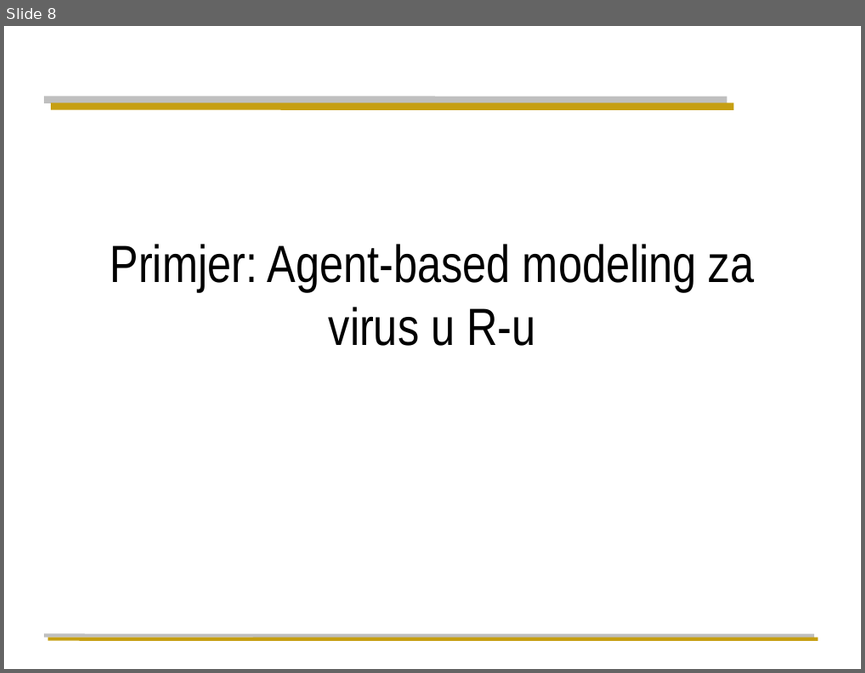
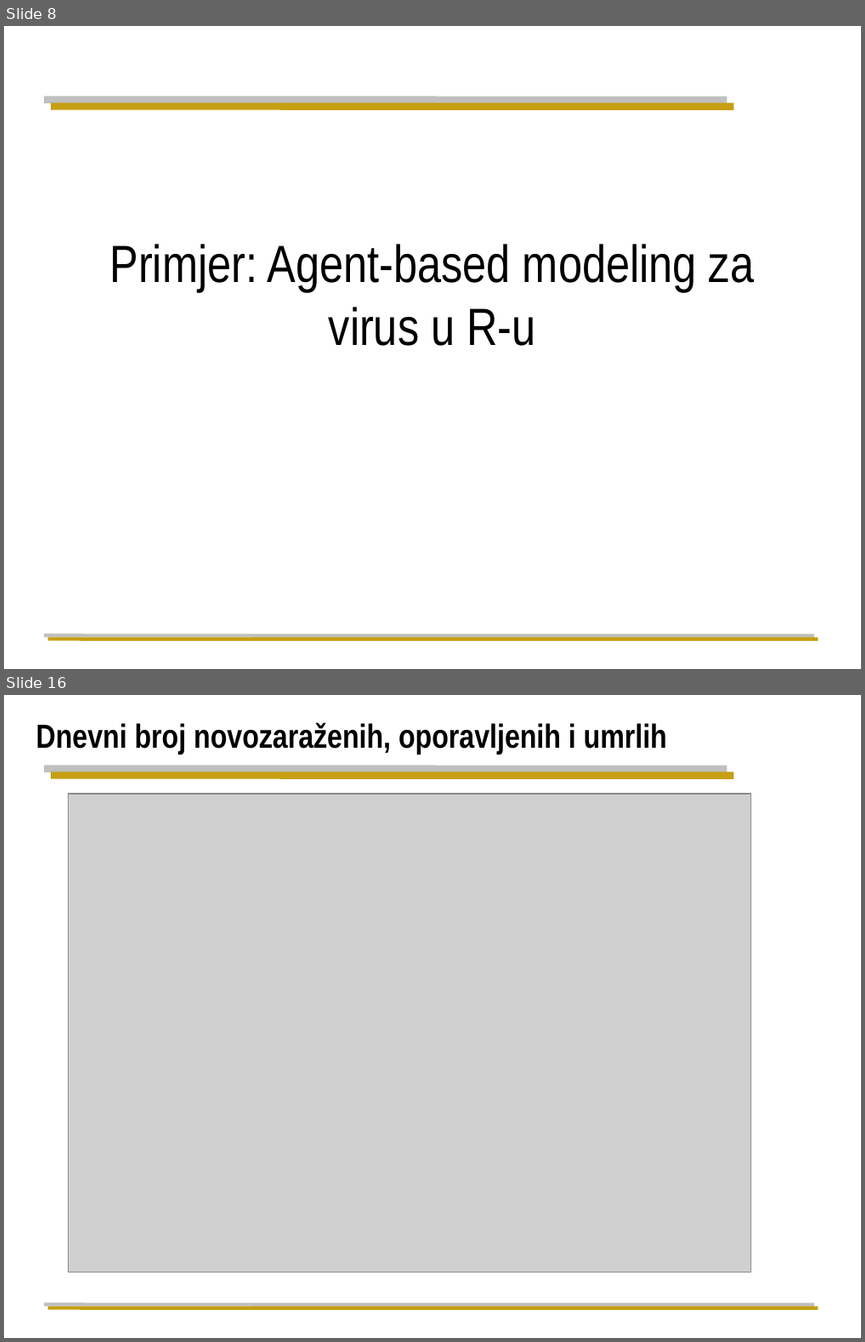
Before and after one commit to jtlicardo/abm, a slide deck: agent-based-modeling.pptx. Shown one above the other, each under a label of ours: slide 8 before the commit, slides 8 and 16 after it; the slides between them are not shown. The pictures are 865x673 and 865x1342 pixels, drawn with LibreOffice and Linux fonts; fonts in the diff are those of the drawing; grey boxes stand for pictures; background and template pictures are left out. Boxes give left, top, right and bottom in pixels: in the first picture for what was removed or moved away, otherwise in the second. Text is boxed around its words. In the diff, an @@ line names an element or a change of style, - is before the commit and + after.

```diff
--- a/agent-based-modeling.pptx
+++ b/agent-based-modeling.pptx
@@ slide 16 added at (x1=4, y1=695, x2=861, y2=1338), background #FFFFFF; not listed: 4 template elements that a slide beside it also shows @@
@@ title added at (x1=36, y1=722, x2=667, y2=754), 28 pt, text #000000, bold @@
+Dnevni broj novozaraženih, oporavljenih i umrlih
@@ picture added at (x1=69, y1=794, x2=751, y2=1271) @@
```
Also in this commit, not shown: 1 slide changed, 11 other slides added, 1 slide removed.
